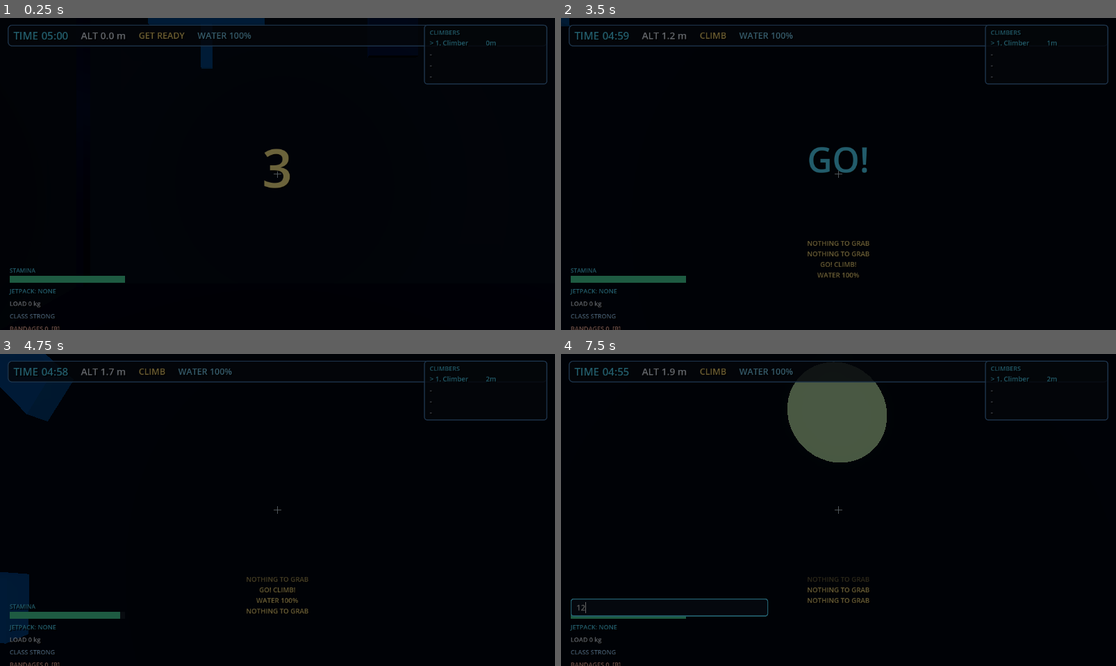
Above: before the commit, frames 1-4 (two rows, left to right).
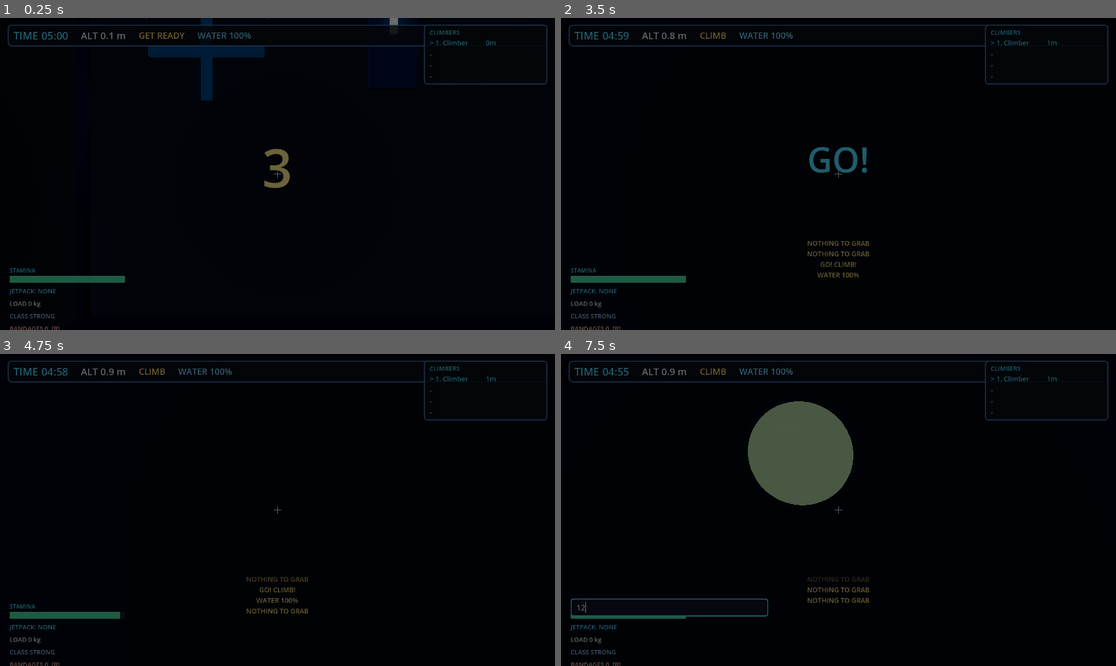
Above: after the commit, the same moments.

Repository: peakbuild112000/Project1
Game: Godot game, scene res://scenes/game.tscn
The game is run twice, just before and just after one commit, with the same random seed, the same clock (stepped at 60 frames per second) and the same inputs. This scene is started directly instead of the project's main scene.
Inputs (mouse positions are in pixels of both pictures, inside the frame that each line leads up to):
- Up to frame 1 (0.25 s): no input
- Up to frame 2 (3.5 s): tap Enter (ui_accept) at 0.5, 2, 2.75 s; move the mouse to (866, 174) at 0.52 s; hold W (move_forward) from 0.53 s (still down); tap B (bandage) at 0.6, 3.05 s; tap Space (jump) at 0.77, 1.52, 3.02 s; tap F (carry) at 0.8, 1.35 s; move the mouse to (810, 174) at 1.27 s; tap Shift (jetpack) at 1.55 s; move the mouse to (849, 167) at 2.02 s; hold Shift (jetpack) 2.03-2.78 s; tap Q (tail_stretch) at 2.3, 2.85 s; move the mouse to (832, 180) at 2.77 s
- Up to frame 3 (4.75 s): keep holding W (move_forward); tap Enter (ui_accept) at 3.5 s; move the mouse to (316, 513) at 3.52 s; click (316, 513) at 3.6 s; tap Space (jump) at 3.77, 4.52 s; tap F (carry) at 3.8 s; move the mouse to (233, 506) at 4.27 s; right-click (233, 506) at 4.35 s; tap Shift (jetpack) at 4.55 s
- Up to frame 4 (7.5 s): move the mouse to (844, 510) at 5.02 s; hold Q (tail_stretch) 5.03-5.78 s; tap B (bandage) at 5.1, 6.05 s; move the mouse to (816, 503) at 5.77 s; release W (move_forward) at 5.78 s; hold D (move_right) 5.78-6.53 s; tap F (carry) at 5.85, 6.8 s; tap Space (jump) at 6.02, 6.77 s; move the mouse to (866, 510) at 6.52 s; hold W (move_forward) 6.53-7.25 s; hold T (chat) 6.53-7.25 s; click (672, 606) at 7.27 s; type "12" at 7.35 s

The runs differ from the first frame. In frame 1, 1.4% of the frame differs, in the area x 19-72%, y 0-27%; in frame 2, less than 0.1%; in frame 3, 2.3%; in frame 4, 5.7%, in the area x 18-89%, y 4-49%.

Commit message:
Add Q throw for Strong and fix foot collisions

Diff:
--- a/scenes/climber.tscn
+++ b/scenes/climber.tscn
@@ -8,7 +8,7 @@
 
 [sub_resource type="CapsuleShape3D" id="CapsuleShape3D_body"]
 radius = 0.4
-height = 0.9
+height = 1.7
 
 [sub_resource type="CapsuleMesh" id="CapsuleMesh_body"]
 radius = 0.4
--- a/scripts/game/game_manager.gd
+++ b/scripts/game/game_manager.gd
@@ -568,6 +568,52 @@
 	var prop: Node = _props.get(prop_id)
 	if prop != null and prop.has_method("set_fixed"):
 		prop.call("set_fixed", value)
+
+
+## Strong player throws an awake Elastic passenger in the camera direction.
+## The normal F drop stays gentle; Q calls this dedicated RPC instead.
+func request_throw_elastic(carrier_pid: int) -> void:
+	if not _is_authority():
+		rpc_id(1, "rpc_request_throw_elastic", carrier_pid)
+		return
+	var link: Dictionary = _carry_links.get(carrier_pid, {})
+	if int(link.get("kind", -1)) != 1:
+		return
+	var carrier: Node = _find_climber_by_id(carrier_pid)
+	var target: Node = _find_climber_by_id(int(link.get("target_id", -1)))
+	if (
+		carrier == null or target == null
+		or not is_strong_climber(carrier)
+		or not is_elastic_climber(target)
+		or bool(target.get("unconscious"))
+	):
+		return
+	_clear_carry_link(carrier_pid, true)
+	_notify("ELASTIC THROWN")
+
+
+@rpc("any_peer", "call_remote", "reliable")
+func rpc_request_throw_elastic(carrier_pid: int) -> void:
+	_authorize_throw_elastic(_peer_of_sender(multiplayer.get_remote_sender_id()), carrier_pid)
+
+
+func _authorize_throw_elastic(sender_pid: int, carrier_pid: int) -> void:
+	if not _is_authority() or sender_pid != carrier_pid:
+		return
+	if not _carry_links.has(carrier_pid):
+		return
+	var carrier: Node = _find_climber_by_id(carrier_pid)
+	var link: Dictionary = _carry_links[carrier_pid]
+	var target: Node = _find_climber_by_id(int(link.get("target_id", -1)))
+	if (
+		carrier == null or target == null
+		or not is_strong_climber(carrier)
+		or not is_elastic_climber(target)
+		or bool(target.get("unconscious"))
+	):
+		return
+	_clear_carry_link(carrier_pid, true)
+	_notify("ELASTIC THROWN")
 
 
 func request_drop() -> void:
--- a/scripts/player/climber.gd
+++ b/scripts/player/climber.gd
@@ -26,6 +26,13 @@
 const OVERLOAD_TIME: float = 1.1
 const FALL_LIMIT_Y: float = -12.0
 const PROP_LAYER_MASK: int = 4
+## The body capsule collider is 1.7 m tall, so its underside is at -0.85.
+## A 0.16 m foot box rests just above that contact plane. Walking lifts feet
+## upward only; tilting raises the centre so a toe never digs into the floor.
+const FOOT_GROUND_Y: float = -0.76
+const FOOT_HALF_HEIGHT: float = 0.08
+const FOOT_HALF_DEPTH: float = 0.21
+const FOOT_TILT_DEGREES: float = 55.0
 
 class ArmAnchor:
 	var anchored: bool = false
@@ -1096,6 +1103,7 @@
 func _request_carry() -> void:
 	if ragdoll_active or dead or control_disabled:
 		return
+	# A Strong holding an awake Elastic uses Q to throw; F still drops safely.
 	if carried_by_peer > 0:
 		# A passenger can release themselves by pressing F again.
 		_request_drop()
@@ -1218,6 +1226,13 @@
 		manager.call("request_drop")
 
 
+func _request_throw_elastic() -> void:
+	var manager := _game_manager()
+	if manager == null or not manager.has_method("request_throw_elastic"):
+		return
+	manager.call("request_throw_elastic", peer_id)
+
+
 func _carry_mass() -> float:
 	if not is_instance_valid(_carry_node):
 		return 0.0
@@ -1346,10 +1361,12 @@
 	if Input.is_action_just_pressed("drop_jetpack"):
 		remove_jetpack()
 
-	if is_elastic():
+	if is_elastic() and not (is_strong() and carry_kind == 1):
 		_update_tail_tension(delta)
 	elif is_instance_valid(_tail_body) and _tail_body.has_method("set_tension"):
 		_tail_body.call("set_tension", false, Vector3.FORWARD, 0.0)
+	if Input.is_action_just_pressed("tail_stretch") and is_strong():
+		_request_throw_elastic()
 
 	if carried_by_peer > 0:
 		_process_carried(delta)
@@ -1534,7 +1551,9 @@
 
 
 func can_carry_climber(target: Node) -> bool:
-	if target == null or int(target.get("peer_id")) == peer_id or bool(target.get("dead")):
+	if target == null or self == target or int(target.get("peer_id")) == peer_id or bool(target.get("dead")):
+		return false
+	if int(target.get("carried_by_peer")) > 0:
 		return false
 	if bool(target.get("unconscious")):
 		return true
@@ -2033,11 +2052,18 @@
 	if not is_local:
 		walk_cycle += delta * 10.0 * clampf(Vector3(linear_velocity.x, 0.0, linear_velocity.z).length() / 6.0, 0.0, 1.5)
 	var stride: float = sin(walk_cycle) * 0.18
-	var lift: float = maxf(0.0, cos(walk_cycle)) * 0.12
-	_left_foot.position = Vector3(-0.18, -0.78 + lift, stride)
-	_right_foot.position = Vector3(0.18, -0.78 - lift, -stride)
-	_left_foot.rotation_degrees.x = -stride * 55.0
-	_right_foot.rotation_degrees.x = stride * 55.0
+	var left_lift: float = maxf(0.0, cos(walk_cycle)) * 0.12
+	var right_lift: float = maxf(0.0, -cos(walk_cycle)) * 0.12
+	var tilt: float = deg_to_rad(absf(stride) * FOOT_TILT_DEGREES)
+	var tilt_clearance: float = maxf(
+		0.0,
+		FOOT_HALF_DEPTH * sin(tilt) + FOOT_HALF_HEIGHT * cos(tilt) - FOOT_HALF_HEIGHT
+	)
+	var contact_y: float = FOOT_GROUND_Y + tilt_clearance
+	_left_foot.position = Vector3(-0.18, contact_y + left_lift, stride)
+	_right_foot.position = Vector3(0.18, contact_y + right_lift, -stride)
+	_left_foot.rotation_degrees.x = -stride * FOOT_TILT_DEGREES
+	_right_foot.rotation_degrees.x = stride * FOOT_TILT_DEGREES
 
 
 func _update_arm_visuals(delta: float) -> void:
@@ -2078,9 +2104,11 @@
 
 	if carry_kind != -1 and is_instance_valid(_carry_node):
 		var carry_point: Vector3 = _carry_node.global_position
-		var two_handed: bool = carry_kind == 0 and int(_carry_node.get("kind")) == ClimbProp.Kind.BUCKET
-		var hand_spread: float = 0.62 if two_handed else 0.16
-		var hand_lift: float = 0.52 if two_handed else 0.0
+		var bucket: bool = carry_kind == 0 and int(_carry_node.get("kind")) == ClimbProp.Kind.BUCKET
+		var teammate: bool = carry_kind == 1
+		var two_handed: bool = bucket or teammate
+		var hand_spread: float = 0.62 if bucket else (0.34 if teammate else 0.16)
+		var hand_lift: float = 0.52 if bucket else (0.2 if teammate else 0.0)
 		left_on = true
 		right_on = true
 		left_point = carry_point - (right * hand_spread) + (Vector3.UP * hand_lift)
--- a/scripts/player/ragdoll_rig.gd
+++ b/scripts/player/ragdoll_rig.gd
@@ -2,6 +2,10 @@
 class_name RagdollRig
 
 const PART_NAMES := ["Hips", "Torso", "Head", "ArmL", "ArmR", "LegL", "LegR"]
+## Inactive ragdoll parts must not collide: they sit near the world origin and
+## otherwise push the standing climber's capsule off the floor invisibly.
+const ACTIVE_COLLISION_LAYER: int = 1
+const ACTIVE_COLLISION_MASK: int = 5
 
 var parts: Array[RigidBody3D] = []
 var joints: Array[PinJoint3D] = []
@@ -39,6 +43,8 @@
 		body.linear_damp = 1.2
 		body.angular_damp = 2.2
 		body.can_sleep = false
+		body.collision_layer = 0
+		body.collision_mask = 0
 		parts.append(body)
 
 	for link in _links:
@@ -98,6 +104,8 @@
 	for part in parts:
 		part.freeze = true
 		part.freeze_mode = RigidBody3D.FREEZE_MODE_KINEMATIC
+		part.collision_layer = 0
+		part.collision_mask = 0
 		part.linear_velocity = Vector3.ZERO
 		part.angular_velocity = Vector3.ZERO
 	visible = false
@@ -160,6 +168,8 @@
 		var offset_index: int = mini(i, _rest.size() - 1)
 		part.freeze = false
 		part.freeze_mode = RigidBody3D.FREEZE_MODE_KINEMATIC
+		part.collision_layer = ACTIVE_COLLISION_LAYER
+		part.collision_mask = ACTIVE_COLLISION_MASK
 		part.linear_velocity = Vector3.ZERO
 		part.angular_velocity = Vector3.ZERO
 		part.global_transform = body_xform * Transform3D(Basis.IDENTITY, _rest[offset_index])
--- a/scripts/ui/hud.gd
+++ b/scripts/ui/hud.gd
@@ -543,7 +543,9 @@
 		_load_label.text = "LOAD %.0f kg" % weight
 		var class_value := int(_local_climber.get("character_type"))
 		_type_label.text = "CLASS %s" % CharacterType.label(class_value)
-		if class_value == CharacterType.ELASTIC:
+		if int(_local_climber.get("carry_kind")) == 1:
+			_type_label.text += "  [F: DROP / Q: THROW]"
+		elif class_value == CharacterType.ELASTIC:
 			_type_label.text += "  [Q: ROPE TAIL]"
 		_bandage_label.text = "BANDAGES %d  [B]" % maxi(0, int(_local_climber.get("bandages")))
 		var ragdoll := bool(_local_climber.get("ragdoll_active"))
--- a/tests/climb_game_smoke.gd
+++ b/tests/climb_game_smoke.gd
@@ -161,6 +161,17 @@
 		await process_frame
 		check(int(climber1.get("carry_kind")) == -1, "Carry link not cleared")
 
+		# Strong grabs the awake Elastic with F; Q throws them via the new RPC.
+		game.call("request_carry", 1, "2")
+		await process_frame
+		check(int(climber1.get("carry_kind")) == 1, "Strong did not carry the awake Elastic")
+		check(int(climber2.get("carried_by_peer")) == 1, "Elastic was not marked as carried")
+		game.call("request_throw_elastic", 1)
+		await process_frame
+		check(int(climber1.get("carry_kind")) == -1, "Q throw did not clear the carry link")
+		var launch: Vector3 = climber2.get("last_launch_velocity")
+		check(launch.length_squared() > 1.0, "Q throw did not launch the Elastic")
+
 		# Coop building: a carrier cannot anchor their own object, but a nearby
 		# climber can fix and release it. Anchored props cannot be picked up.
 		var build_prop: Node = null
--- a/tests/climb_validation.gd
+++ b/tests/climb_validation.gd
@@ -112,6 +112,43 @@
 			check(tail.has_method("set_tension"), "Tail cannot be tensioned")
 			check(tail.has_method("rpc_release_tail_slack"), "Reliable rope slack release missing")
 			check(int(tail.get("tension_version")) >= 0, "Tail tension has no version")
+		check(climber.has_method("can_carry_climber"), "Climber cannot lift a teammate")
+		var ragdoll := climber.find_child("RagdollRig", true, false)
+		check(ragdoll != null, "Climber missing ragdoll rig")
+		if ragdoll != null:
+			for part_name in ["Hips", "Torso", "Head", "ArmL", "ArmR", "LegL", "LegR"]:
+				var part := ragdoll.find_child(part_name, true, false) as RigidBody3D
+				check(part != null and int(part.get("collision_layer")) == 0 and int(part.get("collision_mask")) == 0, "Inactive ragdoll part %s still collides" % part_name)
+		var shape_node := climber.find_child("CollisionShape3D", true, false) as CollisionShape3D
+		check(shape_node != null, "Climber missing body collider")
+		var body_mesh_node := climber.get("body_mesh") as MeshInstance3D
+		check(body_mesh_node != null, "Climber missing body mesh")
+		if shape_node != null and body_mesh_node != null:
+			var body_shape := shape_node.shape as CapsuleShape3D
+			var visible_body := body_mesh_node.mesh as CapsuleMesh
+			check(body_shape != null and visible_body != null, "Body collider and mesh must both be capsules")
+			if body_shape != null and visible_body != null:
+				check(absf(body_shape.height - visible_body.height) <= 0.05, "Body collider is shorter than the visible body")
+				check(float(climber.get("ground_ray_length")) >= body_shape.height * 0.5 + 0.2, "Ground ray is too short for the body collider")
+				var left_foot := climber.find_child("LeftFoot", true, false) as MeshInstance3D
+				var right_foot := climber.find_child("RightFoot", true, false) as MeshInstance3D
+				if left_foot != null and right_foot != null:
+					var box := left_foot.mesh as BoxMesh
+					if box != null:
+						var half_h := box.size.y * 0.5
+						var half_d := box.size.z * 0.5
+						var collider_bottom := -body_shape.height * 0.5
+						var saved_cycle := float(climber.get("walk_cycle"))
+						for phase in range(16):
+							climber.set("walk_cycle", TAU * float(phase) / 16.0)
+							climber.call("_update_foot_visuals", 0.0)
+							for foot in [left_foot, right_foot]:
+								var foot_mesh := foot as MeshInstance3D
+								var tilt := deg_to_rad(absf(foot_mesh.rotation_degrees.x))
+								var extent := half_h * cos(tilt) + half_d * sin(tilt)
+								var foot_bottom := foot_mesh.position.y - extent
+								check(foot_bottom >= collider_bottom - 0.02, "Foot sinks below the collider at phase %d" % phase)
+						climber.set("walk_cycle", saved_cycle)
 		check(climber.has_method("_hands_full_with_bucket"), "Bucket two-hand hold missing")
 		check(float(climber.get("unconscious_death_time")) > 0.0, "Unconscious death timer missing")
 		check(int(climber.get("character_type")) == CharacterType.STRONG, "Climbers default to Strong")
Not shown, changed: docs/DESIGN.md
Not shown, changed: docs/ERRORS.md
